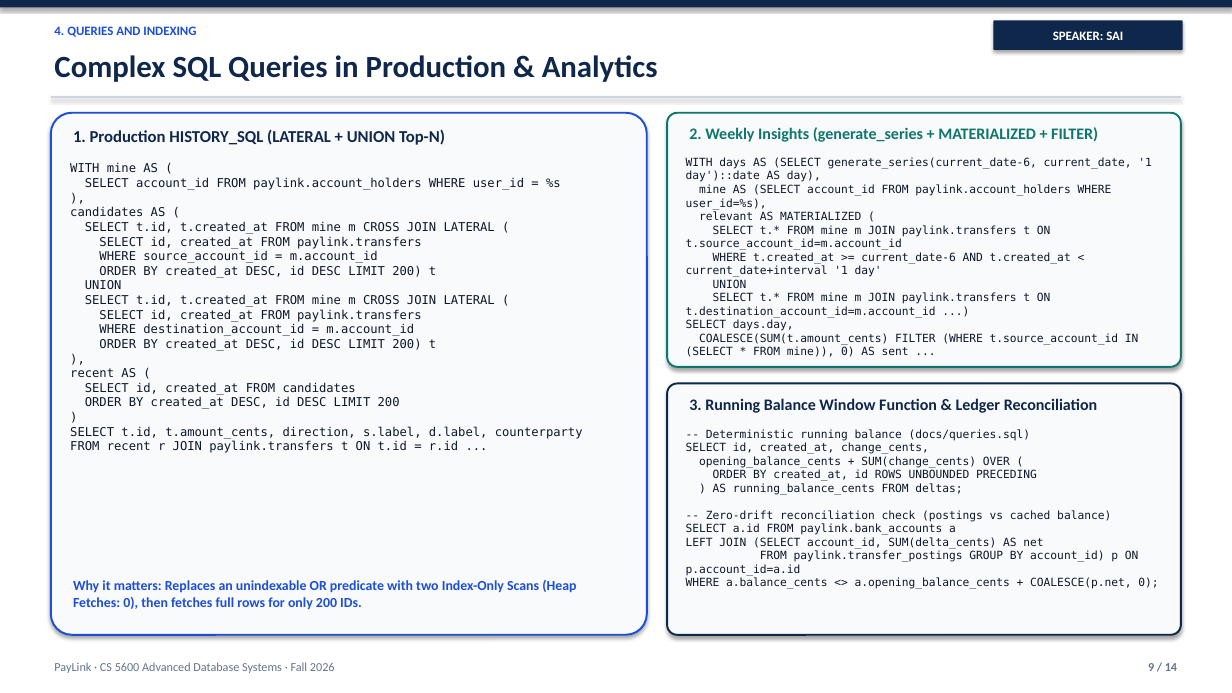
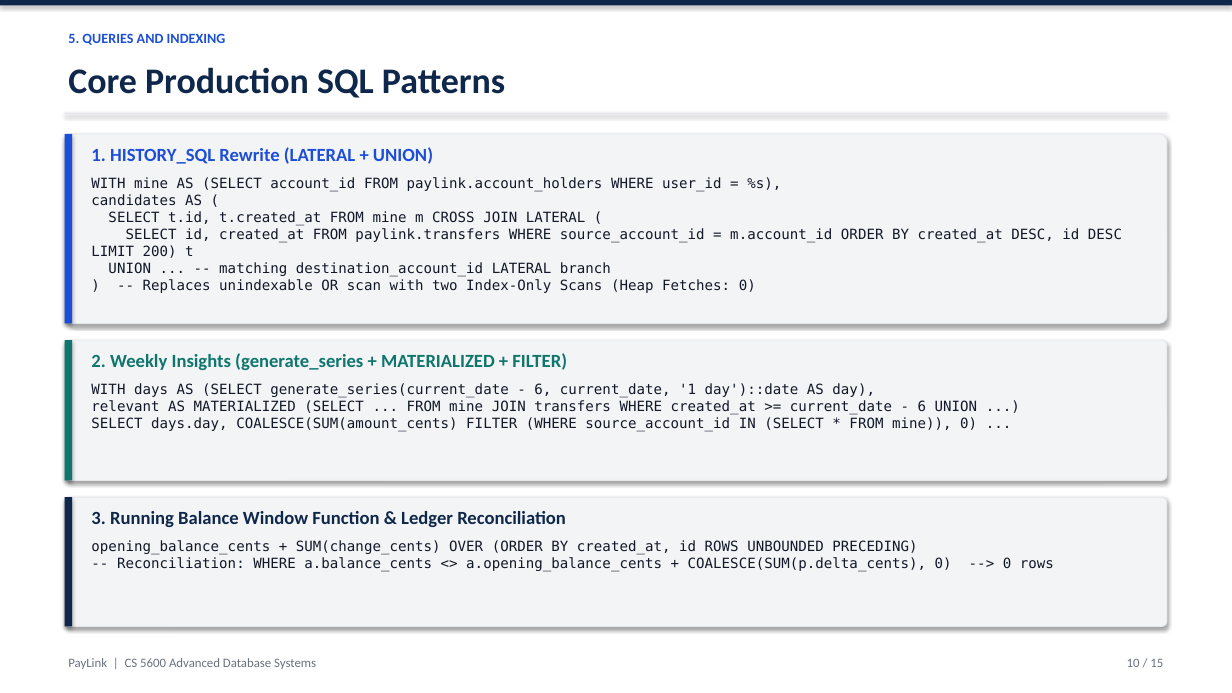
Before and after one commit to venkatasai-kadamati/paylink, a slide deck: slide 10 of docs/adb-final-presentation.pptx (slide 9 before the commit). Drawn at 1232x693 pixels with LibreOffice and Linux fonts; fonts in the diff are those of the drawing. Boxes give left, top, right and bottom in pixels: in the first picture for what was removed or moved away, otherwise in the second. Text is boxed around its words. In the diff, an @@ line names an element or a change of style, - is before the commit and + after.

```diff
--- a/docs/adb-final-presentation.pptx
+++ b/docs/adb-final-presentation.pptx
@@ rounded rectangle removed at [994, 20, 1183, 50] @@
-SPEAKER: SAI
@@ text removed at [54, 55, 658, 82] @@
-Complex SQL Queries in Production & Analytics
@@ text at [68, 33, 226, 45]: text changed; size 10 to 11 pt @@
-4. QUERIES AND INDEXING
+5. QUERIES AND INDEXING
@@ text added at [68, 67, 505, 98], 28 pt, text #0F274A, bold @@
+Core Production SQL Patterns
@@ rounded rectangle removed at [51, 113, 647, 635] @@
@@ rectangle: place and size @@
-rectangle at [51, 96, 1181, 98]
+rectangle at [65, 113, 1167, 114]
@@ rectangle at [65, 113, 1167, 114]: fill #CBD5E1 to #E5E7EB @@
@@ rounded rectangle removed at [667, 113, 1181, 367] @@
@@ rounded rectangle added at [65, 134, 1167, 323], fill #F3F4F6, outline #E5E7EB 0.75 pt @@
@@ rectangle added at [65, 134, 72, 323], fill #1D4ED8 @@
@@ text at [91, 147, 433, 164]: text changed; size 13 to 14.5 pt; text colour #0F274A to #1D4ED8 @@
-1. Production HISTORY_SQL (LATERAL + UNION Top-N)
+1. HISTORY_SQL Rewrite (LATERAL + UNION)
@@ text at [91, 177, 1122, 293]: text changed; size 9.5 to 11 pt; text colour #0F172A to #111827 @@
-WITH mine AS (
-SELECT account_id FROM paylink.account_holders WHERE user_id = %s
-),
-candidates AS (
-SELECT t.id, t.created_at FROM mine m CROSS JOIN LATERAL (
-SELECT id, created_at FROM paylink.transfers
-WHERE source_account_id = m.account_id
-ORDER BY created_at DESC, id DESC LIMIT 200) t
-UNION
-SELECT t.id, t.created_at FROM mine m CROSS JOIN LATERAL (
-SELECT id, created_at FROM paylink.transfers
-WHERE destination_account_id = m.account_id
-ORDER BY created_at DESC, id DESC LIMIT 200) t
-),
-recent AS (
-SELECT id, created_at FROM candidates
-ORDER BY created_at DESC, id DESC LIMIT 200
-)
-SELECT t.id, t.amount_cents, direction, s.label, d.label, counterparty
-FROM recent r JOIN paylink.transfers t ON t.id = r.id ...
+WITH mine AS (SELECT account_id FROM paylink.account_holders WHERE user_id = %s),
+candidates AS (
+SELECT t.id, t.created_at FROM mine m CROSS JOIN LATERAL (
+SELECT id, created_at FROM paylink.transfers WHERE source_account_id = m.account_id ORDER BY created_at DESC, id DESC LIMIT 200) t
+UNION ... -- matching destination_account_id LATERAL branch
+) -- Replaces unindexable OR scan with two Index-Only Scans (Heap Fetches: 0)
@@ rounded rectangle added at [65, 340, 1167, 481], fill #F3F4F6, outline #E5E7EB 0.75 pt @@
@@ rectangle added at [65, 340, 72, 481], fill #0F766E @@
@@ text "2. Weekly Insights (generate_series + ...": place and size @@
-text "2. Weekly Insights (generate_series + ..." at [689, 127, 1098, 142]
+text "2. Weekly Insights (generate_series + ..." at [91, 353, 567, 370]
@@ text "2. Weekly Insights (generate_series + ..." at [91, 353, 567, 370]: size 12.5 to 14.5 pt @@
@@ text at [91, 383, 978, 432]: text changed; size 8.8 to 11 pt; text colour #0F172A to #111827 @@
-WITH days AS (SELECT generate_series(current_date-6, current_date, '1 day')::date AS day),
-mine AS (SELECT account_id FROM paylink.account_holders WHERE user_id=%s),
-relevant AS MATERIALIZED (
-SELECT t.* FROM mine m JOIN paylink.transfers t ON t.source_account_id=m.account_id
-WHERE t.created_at >= current_date-6 AND t.created_at < current_date+interval '1 day'
-UNION
-SELECT t.* FROM mine m JOIN paylink.transfers t ON t.destination_account_id=m.account_id ...)
-SELECT days.day,
-COALESCE(SUM(t.amount_cents) FILTER (WHERE t.source_account_id IN (SELECT * FROM mine)), 0) AS sent ...
+WITH days AS (SELECT generate_series(current_date - 6, current_date, '1 day')::date AS day),
+relevant AS MATERIALIZED (SELECT ... FROM mine JOIN transfers WHERE created_at >= current_date - 6 UNION ...)
+SELECT days.day, COALESCE(SUM(amount_cents) FILTER (WHERE source_account_id IN (SELECT * FROM mine)), 0) ...
@@ rounded rectangle removed at [667, 384, 1181, 635] @@
@@ text removed at [686, 429, 1158, 589] @@
--- Deterministic running balance (docs/queries.sql)
-SELECT id, created_at, change_cents,
-opening_balance_cents + SUM(change_cents) OVER (
-ORDER BY created_at, id ROWS UNBOUNDED PRECEDING
-) AS running_balance_cents FROM deltas;
--- Zero-drift reconciliation check (postings vs cached balance)
-SELECT a.id FROM paylink.bank_accounts a
-LEFT JOIN (SELECT account_id, SUM(delta_cents) AS net
-FROM paylink.transfer_postings GROUP BY account_id) p ON p.account_id=a.id
-WHERE a.balance_cents <> a.opening_balance_cents + COALESCE(p.net, 0);
@@ rounded rectangle added at [65, 497, 1167, 627], fill #F3F4F6, outline #E5E7EB 0.75 pt @@
@@ rectangle added at [65, 497, 72, 627], fill #0F274A @@
@@ text "3. Running Balance Window Function ..." at [91, 511, 566, 527]: size 12.5 to 14.5 pt @@
@@ text "3. Running Balance Window Function ...": place and size @@
-text "3. Running Balance Window Function ..." at [689, 398, 1097, 413]
+text "3. Running Balance Window Function ..." at [91, 511, 566, 527]
@@ text added at [91, 540, 1054, 572], 11 pt, text #111827 @@
+opening_balance_cents + SUM(change_cents) OVER (ORDER BY created_at, id ROWS UNBOUNDED PRECEDING)
+-- Reconciliation: WHERE a.balance_cents <> a.opening_balance_cents + COALESCE(SUM(p.delta_cents), 0) --> 0 rows
@@ text removed at [73, 580, 576, 610] @@
-Why it matters: Replaces an unindexable OR predicate with two Index-Only Scans (Heap Fetches: 0), then fetches full rows for only 200 IDs.
@@ text at [68, 658, 316, 669]: text changed; size 9.5 to 10 pt; text colour #64748B to #6B7280 @@
-PayLink · CS 5600 Advanced Database Systems · Fall 2026
+PayLink | CS 5600 Advanced Database Systems
@@ text added at [1127, 659, 1163, 667], 10 pt, text #6B7280 @@
+10 / 15
@@ text removed at [1148, 663, 1177, 671] @@
-9 / 14
```
Also in this commit, not shown: 5 other slides changed, 9 slides added, 8 slides removed, 2 other files.
